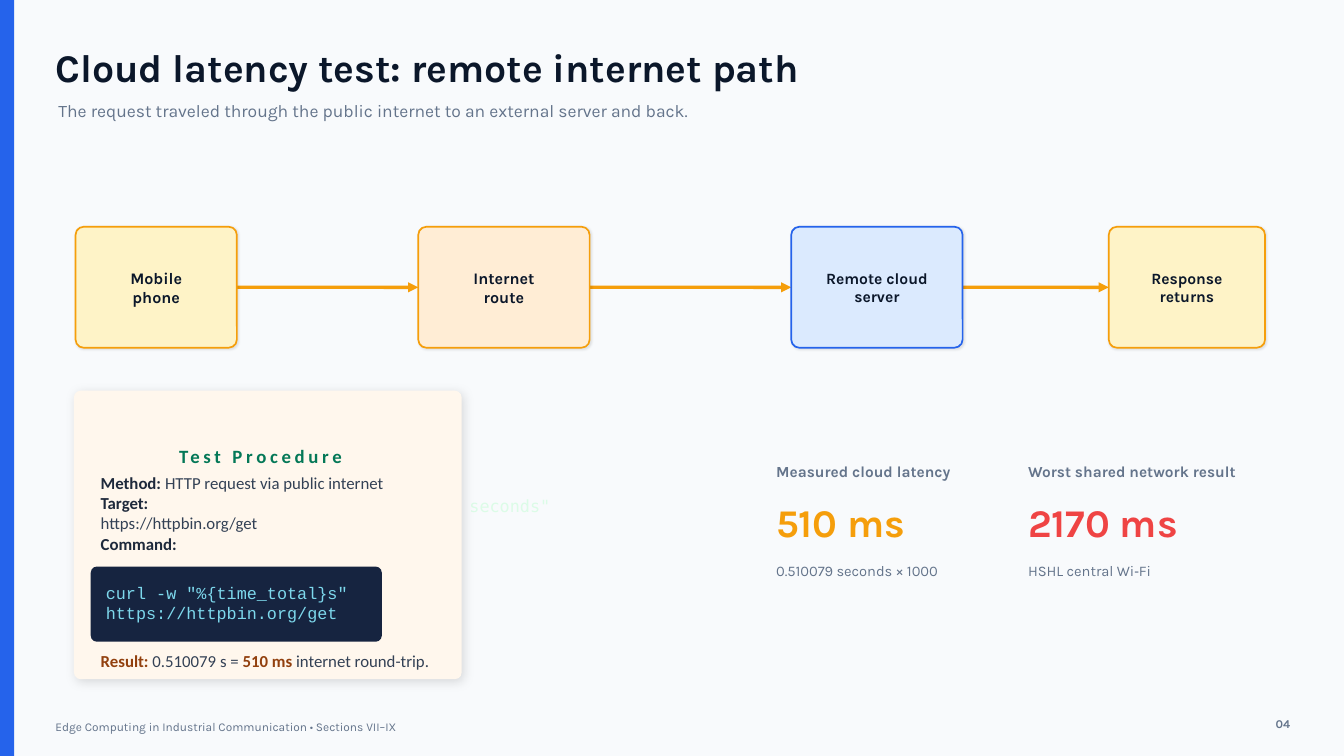
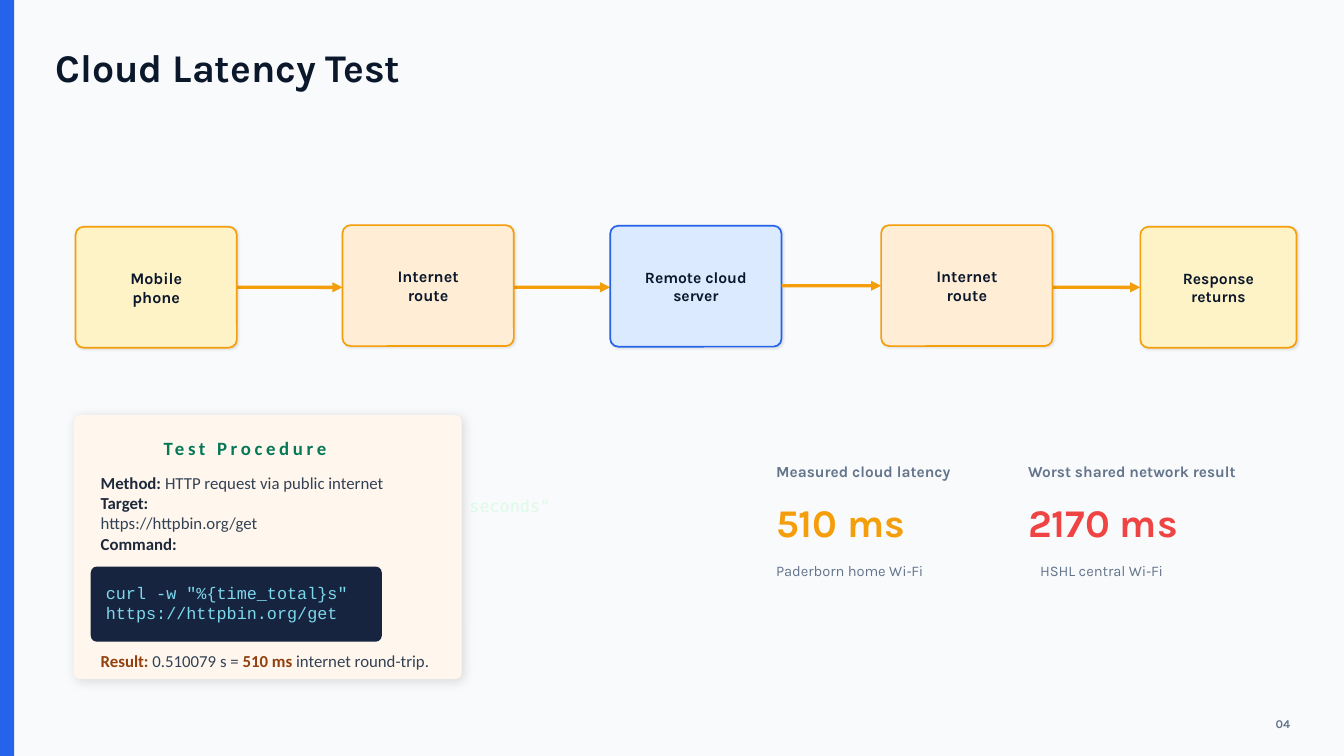
Before and after one commit to sohan2961/SS2026_ICS_Team_A5, a slide deck: slide 3 of Presentation/Edge_vs_Cloud_Latency_Presentation.pptx (slide 4 before the commit). Drawn at 1344x756 pixels with LibreOffice and Linux fonts; fonts in the diff are those of the drawing. Boxes give left, top, right and bottom in pixels: in the first picture for what was removed or moved away, otherwise in the second. Text is boxed around its words. In the diff, an @@ line names an element or a change of style, - is before the commit and + after.

```diff
--- a/Presentation/Edge_vs_Cloud_Latency_Presentation.pptx
+++ b/Presentation/Edge_vs_Cloud_Latency_Presentation.pptx
@@ text at (55, 55, 400, 92): text changed @@
-Cloud latency test: remote internet path
+Cloud Latency Test
@@ text removed at (58, 105, 688, 121) @@
-The request traveled through the public internet to an external server and back.
@@ rounded rectangle: place and size @@
-rounded rectangle at (418, 227, 590, 348)
+rounded rectangle at (343, 225, 514, 346)
@@ text "Internet": place and size @@
-text "Internet" at (473, 273, 534, 304)
+text "Internet" at (398, 271, 459, 302)
@@ rounded rectangle: place and size @@
-rounded rectangle at (791, 227, 963, 348)
+rounded rectangle at (610, 226, 781, 347)
@@ rounded rectangle added at (881, 225, 1053, 346), fill #FFEDD5, outline #F59E0B 1.2 pt @@
@@ rounded rectangle: place and size @@
-rounded rectangle at (1109, 227, 1265, 348)
+rounded rectangle at (1140, 227, 1297, 348)
@@ text "Remote cloud": place and size @@
-text "Remote cloud" at (826, 273, 927, 302)
+text "Remote cloud" at (645, 272, 746, 301)
@@ text "Response": place and size @@
-text "Response" at (1151, 273, 1222, 302)
+text "Response" at (1183, 273, 1254, 303)
@@ arrow moved from (237, 287) - (418, 287) to (237, 287) - (343, 287) @@
@@ arrow moved from (590, 287) - (791, 287) to (514, 287) - (610, 287) @@
@@ arrow added from (781, 285) to (881, 285), #F59E0B 2.4 pt @@
@@ text added at (936, 271, 997, 302), 11.5 pt, text #0B172A, bold @@
+Internet
+route
@@ arrow moved from (963, 287) - (1109, 287) to (1053, 287) - (1140, 287) @@
@@ rounded rectangle: place and size @@
-rounded rectangle at (74, 391, 462, 680)
+rounded rectangle at (74, 415, 462, 680)
@@ text "Test Procedure": place and size @@
-text "Test Procedure" at (139, 436, 382, 476)
+text "Test Procedure" at (123, 429, 366, 469)
@@ text removed at (776, 566, 938, 576) @@
-0.510079 seconds × 1000
@@ text added at (776, 566, 923, 576), 10.5 pt, text #64748B @@
+Paderborn home Wi‑Fi
@@ text "HSHL central Wi‑Fi": place and size @@
-text "HSHL central Wi‑Fi" at (1028, 566, 1151, 576)
+text "HSHL central Wi‑Fi" at (1040, 566, 1163, 576)
@@ text removed at (55, 723, 396, 734) @@
-Edge Computing in Industrial Communication • Sections VII–IX
```
Also in this commit, not shown: 3 other slides changed, 4 slides removed.
